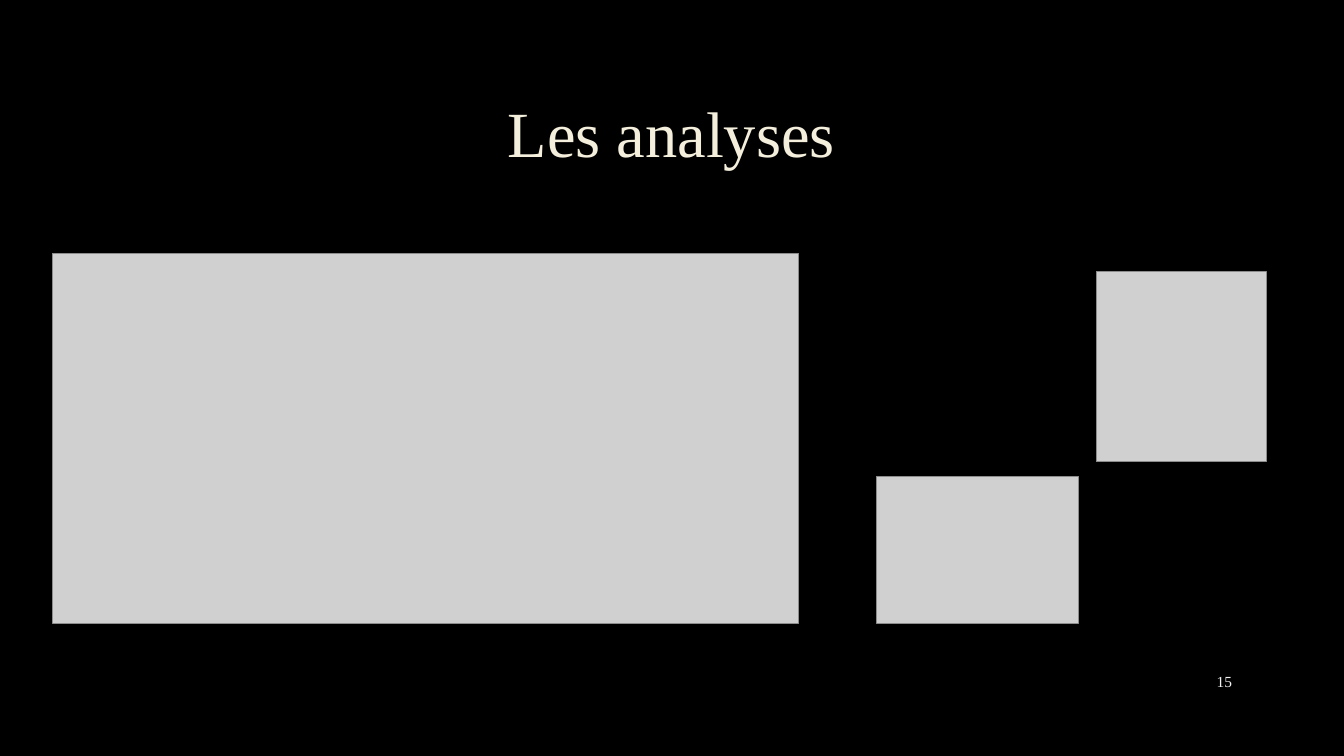
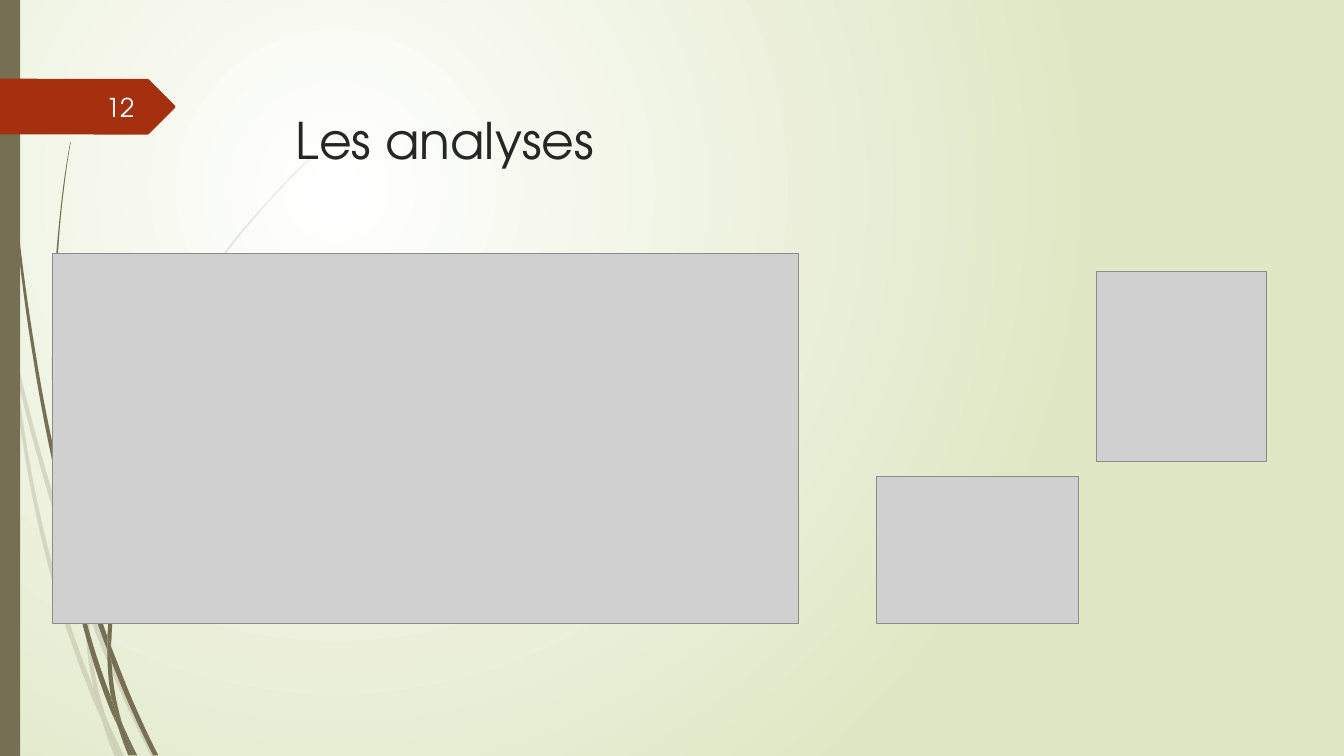
Before and after one commit to Grismonde/Maraton-du-web, a slide deck: slide 12 of Groupe 5.pptx (slide 15 before the commit). Drawn at 1344x756 pixels with LibreOffice and Linux fonts; fonts in the diff are those of the drawing; grey boxes stand for pictures; background and template pictures are left out. Boxes give left, top, right and bottom in pixels: in the first picture for what was removed or moved away, otherwise in the second. Text is boxed around its words. In the diff, an @@ line names an element or a change of style, - is before the commit and + after.

```diff
--- a/Groupe 5.pptx
+++ b/Groupe 5.pptx
@@ background picture (left out) to gradient #FFFFFF to #DFE8C4 @@
@@ rectangle added at <box>0,0,20,756</box>, fill #766F54 @@
@@ freeform shape added at <box>0,79,175,134</box>, fill #A53010 @@
@@ title "Les analyses": place and size @@
-title "Les analyses" at <box>508,112,835,169</box>
+title "Les analyses" at <box>296,121,593,169</box>
@@ title "Les analyses" at <box>296,121,593,169</box>: size 46 to 36 pt, font Times New Roman to TeX Gyre Adventor, text colour #F4EEDC to #262626, letter outline #404040 0.75 pt to none; alignment centre to left; line spacing 0.9 to 1 @@
@@ page number added at <box>106,97,135,117</box>, 18.5 pt, text #FEFFFF @@
+12
@@ group added at <box>0,154,315,756</box>: 9 freeform shapes @@
@@ page number removed at <box>1217,677,1232,687</box> @@
-15
@@ group added at <box>3,0,262,756</box>: 11 freeform shapes @@
```
Also in this commit, not shown: 16 other slides changed, 1 slide added, 1 slide removed.
